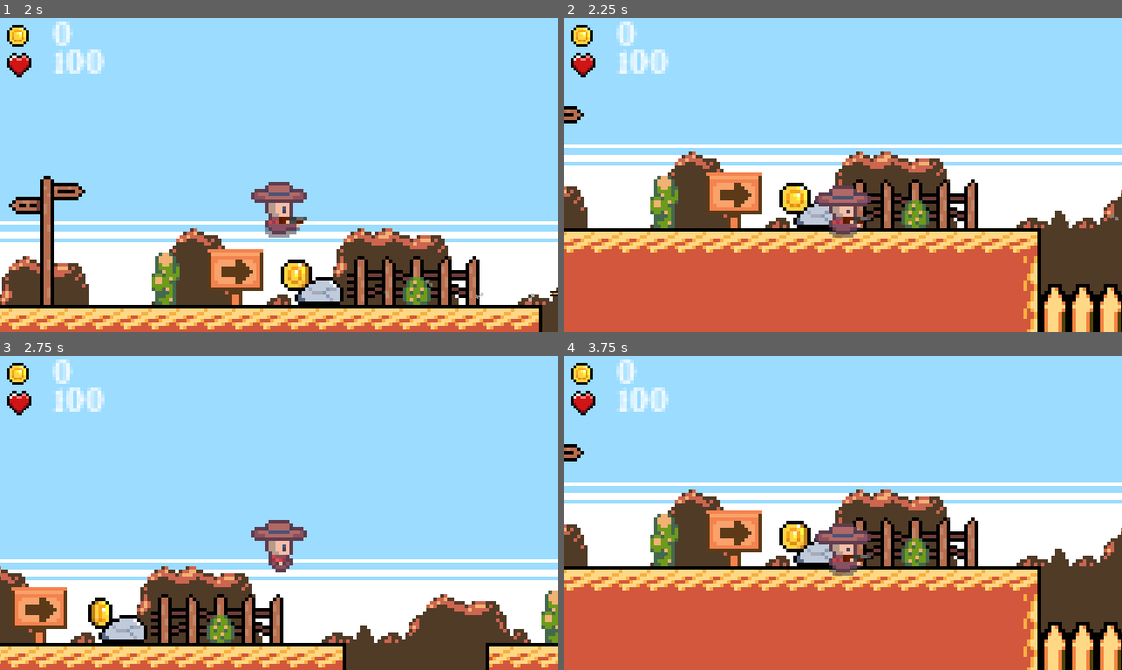
Above: before the commit, frames 1-4 (two rows, left to right).
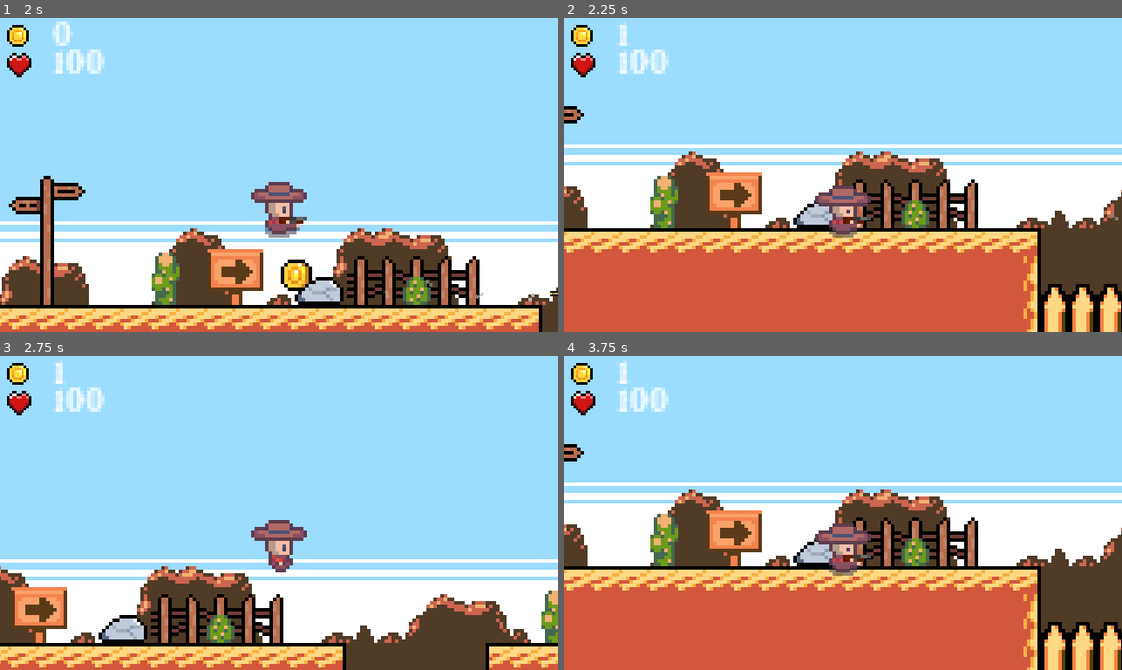
Above: after the commit, the same moments.

Repository: iltusing/hoohacks26
Game: Godot game, scene res://scenes/title.tscn
Same seed, same stepped clock (60 frames per second), same inputs: the game is played once before the commit and once after it. Sound files missing from this copy of the repository are replaced by a short silence.
Inputs:
- Up to frame 1 (2 s): click "PLAY" at 0.5 s; hold D (move_right) from 1.28 s (still down); tap Space (shoot) at 1.35 s; tap W (jump) at 1.52 s
- Up to frame 2 (2.25 s): keep holding D (move_right); tap Space (shoot) at 2.1 s
- Up to frame 3 (2.75 s): keep holding D (move_right); tap W (jump) at 2.27 s
- Up to frame 4 (3.75 s): release D (move_right) at 2.78 s; hold A (move_left) 2.78-3.53 s; tap Space (shoot) at 2.85, 3.6 s; hold D (move_right) from 3.53 s (still down)

Frame 1 is identical in both runs. In frame 2, 0.6% of the frame differs, in the area x 9-45%, y 1-63%; in frame 3, 0.5%; in frame 4, 0.6%.

Commit message:
Fix coin collection

Diff:
--- a/wild-west-game/scenes/coin.tscn
+++ b/wild-west-game/scenes/coin.tscn
@@ -47,6 +47,8 @@
 radius = 5.0990195
 
 [node name="Coin" type="Area2D" unique_id=1674890837]
+collision_layer = 4
+collision_mask = 5
 script = ExtResource("1_jsmju")
 
 [node name="AnimatedSprite2D" type="AnimatedSprite2D" parent="." unique_id=1858853821]
Not shown: 1 places in wild-west-game/scenes/coin.tscn that only renumber resources
